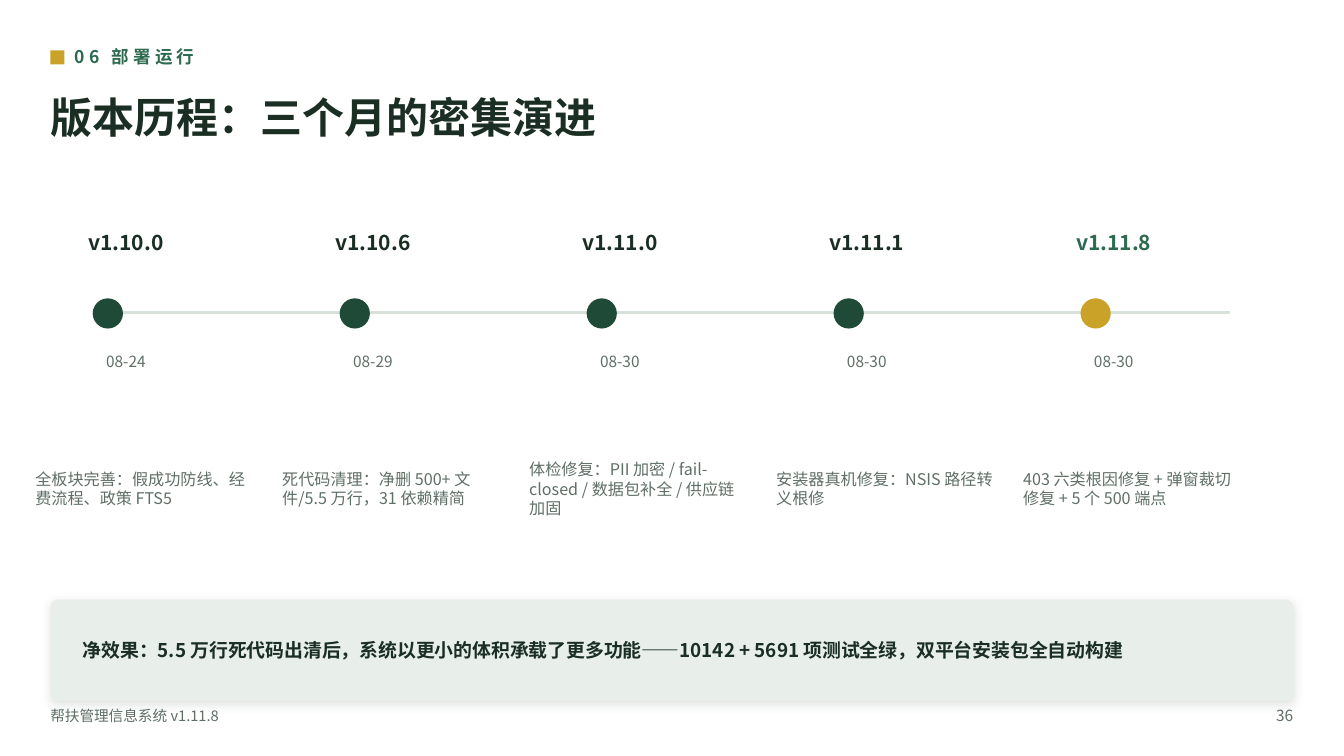
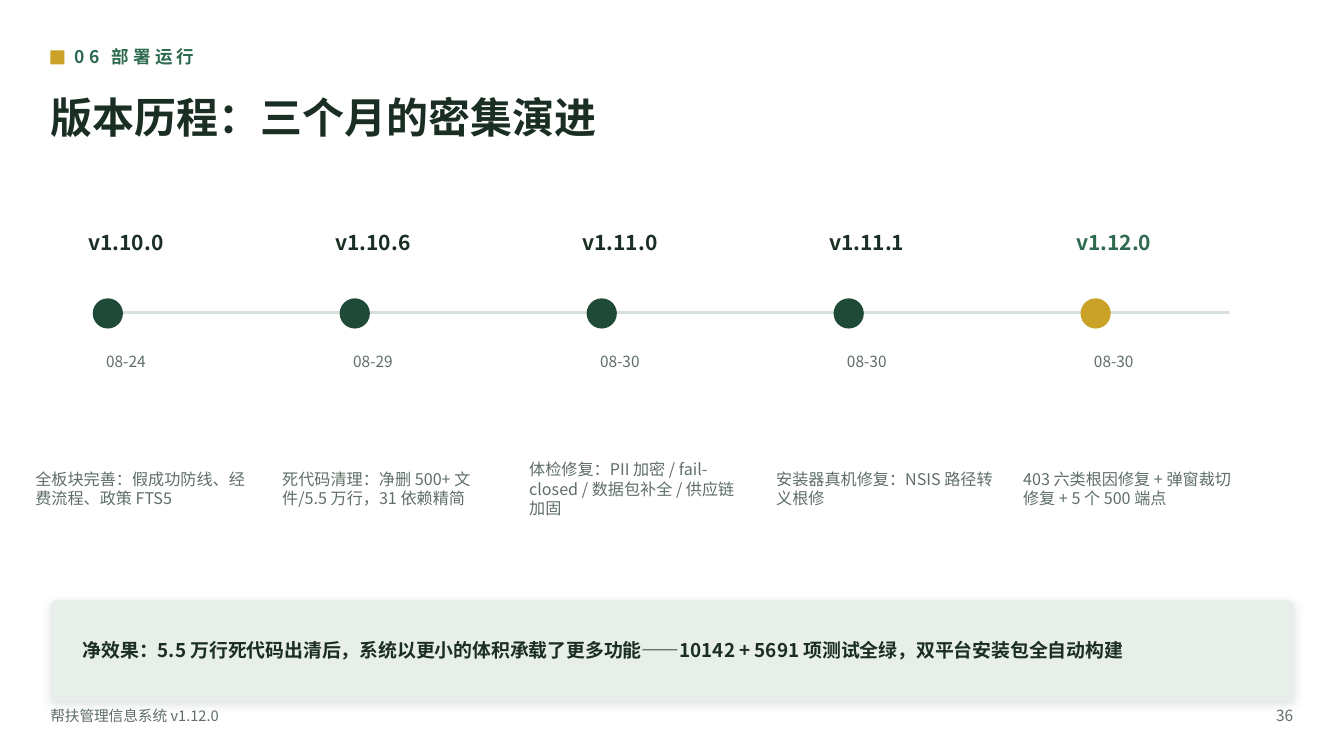
Before and after one commit to lzh745200/MRRS, a slide deck: slide 38 of docs/帮扶管理信息系统介绍.pptx. Drawn at 1344x756 pixels with LibreOffice and Linux fonts; fonts in the diff are those of the drawing. Boxes give left, top, right and bottom in pixels: in the first picture for what was removed or moved away, otherwise in the second. Text is boxed around its words. In the diff, an @@ line names an element or a change of style, - is before the commit and + after.

```diff
--- a/docs/帮扶管理信息系统介绍.pptx
+++ b/docs/帮扶管理信息系统介绍.pptx
@@ text at bbox=[1076, 234, 1151, 251]: text changed @@
-v1.11.8
+v1.12.0
@@ text at bbox=[50, 708, 219, 722]: text changed @@
-帮扶管理信息系统 v1.11.8
+帮扶管理信息系统 v1.12.0
```
Also in this commit, not shown: 31 other slides changed, 19 other files.
